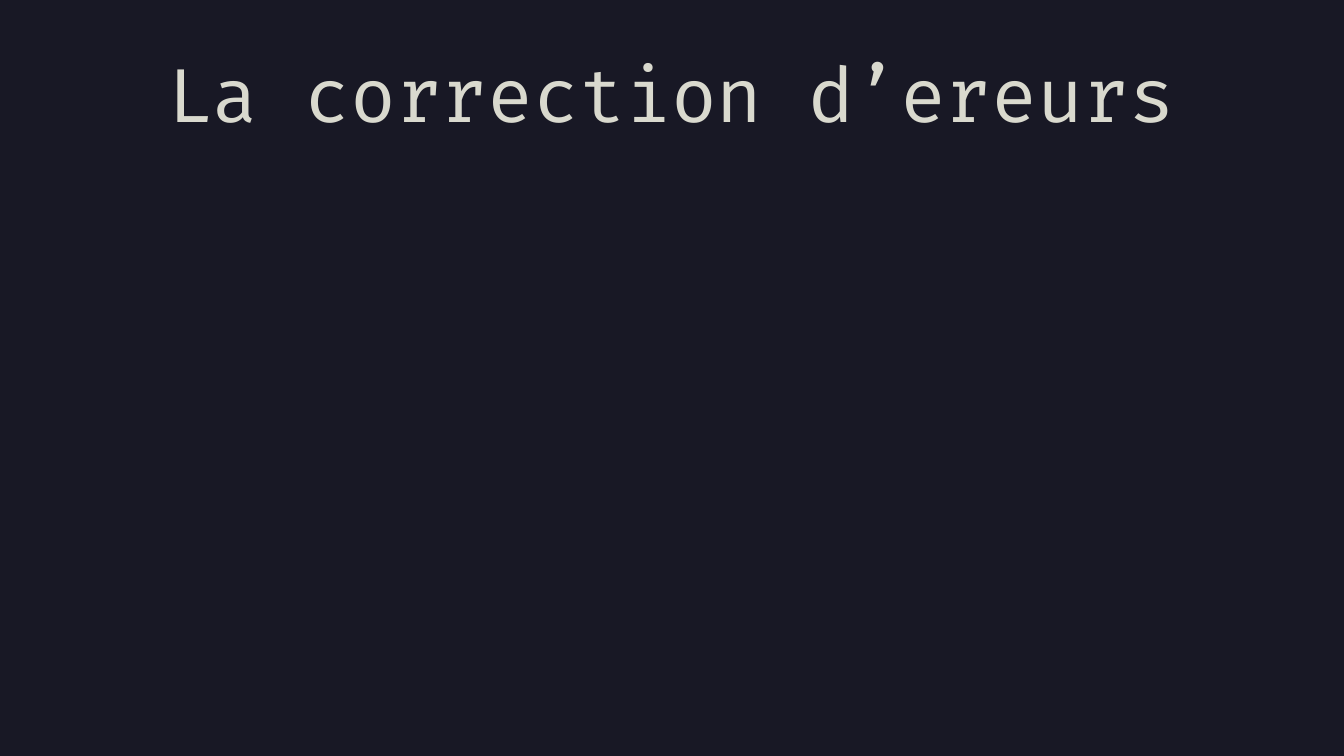
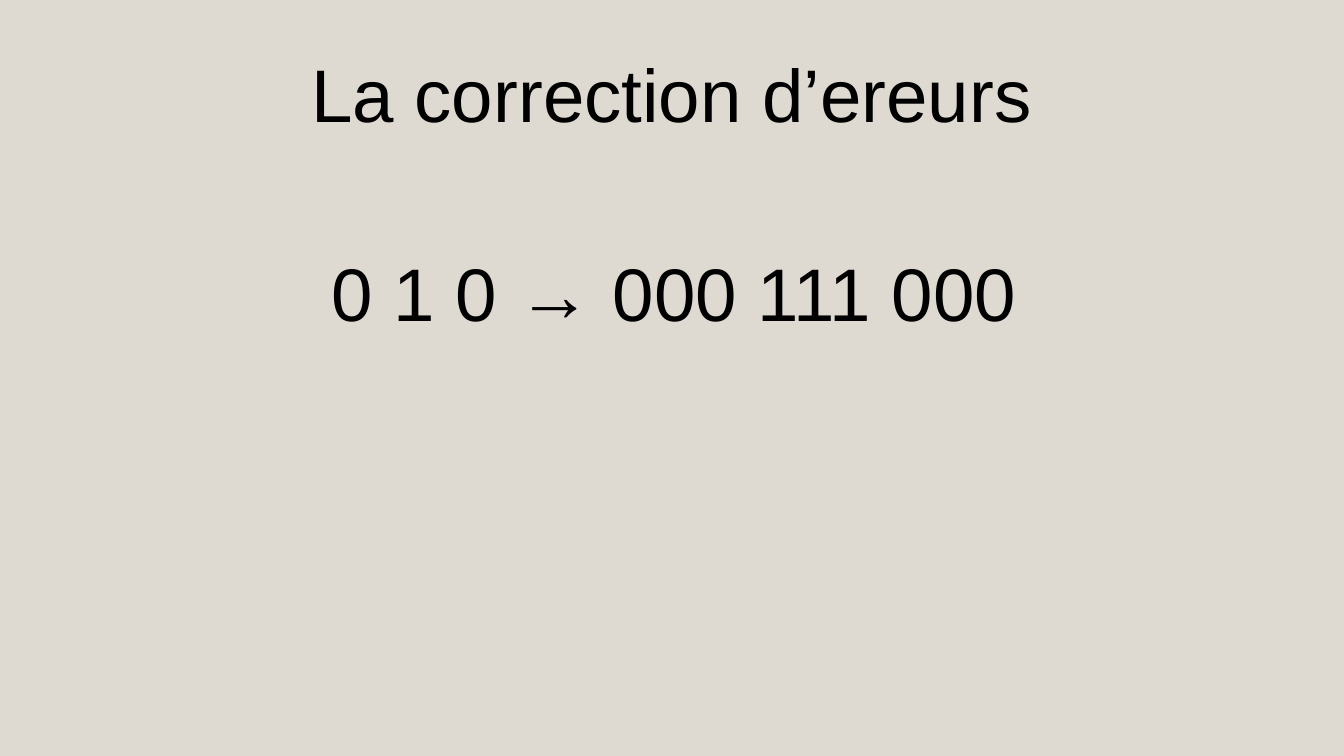
Before and after one commit to AmdaU/presentations, a slide deck: slide 5 of Seminaire/Seminaire.odp (slide 3 before the commit). Drawn at 1344x756 pixels with LibreOffice and Linux fonts; fonts in the diff are those of the drawing. Boxes give left, top, right and bottom in pixels: in the first picture for what was removed or moved away, otherwise in the second. Text is boxed around its words. In the diff, an @@ line names an element or a change of style, - is before the commit and + after.

```diff
--- a/Seminaire/Seminaire.odp
+++ b/Seminaire/Seminaire.odp
@@ background #181825 to #DFDAD1 @@
@@ title "La correction d’ereurs" at <box>311,68,1031,123</box>: font Fira Code to Arial, text colour #D9D9CE to #000000 @@
@@ title added at <box>332,269,1016,322</box>, 44 pt, text #000000 @@
+0 1 0 → 000 111 000
```
Also in this commit, not shown: 15 other slides changed, 13 slides added, 5 slides removed, 54 other files.
